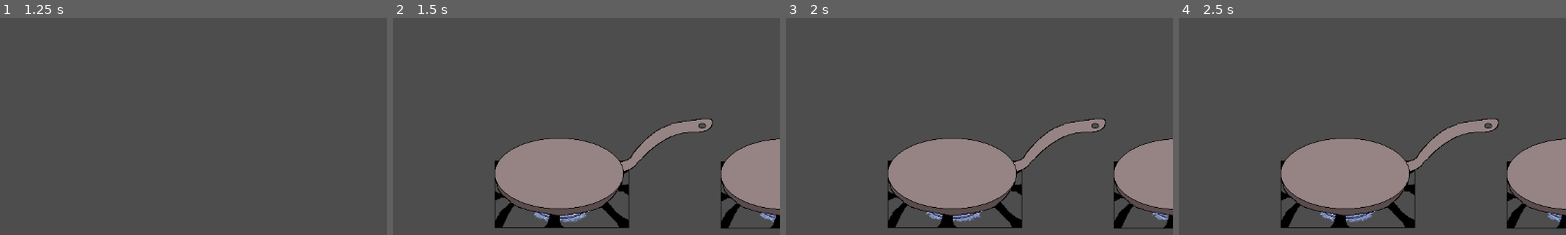
Above: before the commit, frames 1-4 (left to right).
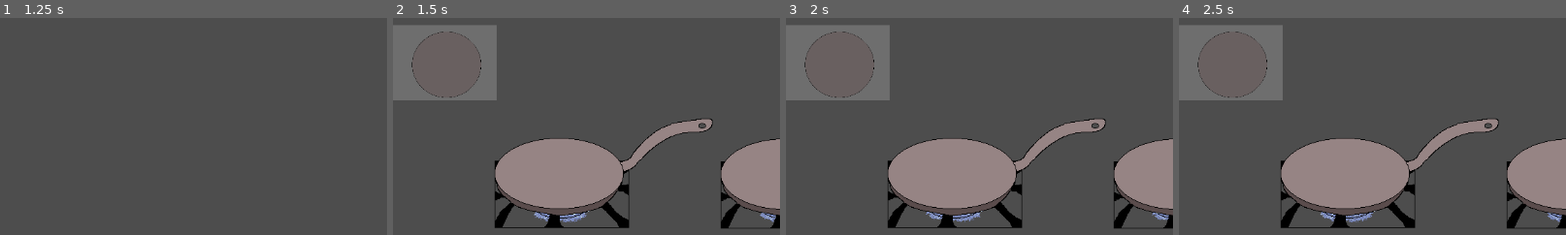
Above: after the commit, the same moments.

Repository: trishadar/PapasRotiria
Game: Godot game, scene res://main.tscn
Same seed, same stepped clock (60 frames per second), same inputs: the game is played once before the commit and once after it.
Inputs (mouse positions are % of the whole screen's width and height, from its top left):
- Up to frame 1 (1.25 s): click "START GAME" at 0.5 s
- Up to frame 2 (1.5 s): click (90, 7) at 1.25 s
- Up to frame 3 (2 s): no input
- Up to frame 4 (2.5 s): click (90, 7) at 2 s
The pictures show only the part of the screen within x 0-50%, y 42-92%; the shares and areas given below are measured in that part.

Frame 1 is identical in both runs. In frame 2, 9.0% of the frame differs, in the area x 0-27%, y 3-38%; in frame 3, 9.0%; in frame 4, 9.0%.

Commit message:
ROTI DRAG!

Diff:
--- a/project/cook.tscn
+++ b/project/cook.tscn
@@ -1,7 +1,10 @@
-[gd_scene load_steps=17 format=3 uid="uid://cus2uri4avjoi"]
+[gd_scene load_steps=22 format=3 uid="uid://cus2uri4avjoi"]
 
 [ext_resource type="Script" uid="uid://8s3t3it0dyfn" path="res://cook.gd" id="1_6u6uf"]
 [ext_resource type="Texture2D" uid="uid://btqyf76iwxf3" path="res://Assets/Frying Pan on Stove.png" id="2_ciqc8"]
+[ext_resource type="Texture2D" uid="uid://vm1pi531y2h8" path="res://Assets/Circle.png" id="3_lgwpa"]
+[ext_resource type="Script" uid="uid://bwcgvbhiu3ixp" path="res://put_roti_here.gd" id="3_t8dlq"]
+[ext_resource type="PackedScene" uid="uid://bef638wepm82s" path="res://roti.tscn" id="5_7l328"]
 
 [sub_resource type="CanvasTexture" id="CanvasTexture_pupwl"]
 
@@ -73,6 +76,11 @@
 size = Vector2(787.998, 10.0002)
 
 [sub_resource type="CanvasTexture" id="CanvasTexture_t8dlq"]
+
+[sub_resource type="CanvasTexture" id="CanvasTexture_lgwpa"]
+
+[sub_resource type="CircleShape2D" id="CircleShape2D_fifm2"]
+radius = 50.04
 
 [node name="cook" type="Node2D"]
 script = ExtResource("1_6u6uf")
@@ -204,6 +212,29 @@
 horizontal_alignment = 1
 vertical_alignment = 1
 
+[node name="RawRotiHolder" type="Sprite2D" parent="."]
+modulate = Color(0.43134, 0.43134, 0.43134, 1)
+position = Vector2(77, 338)
+scale = Vector2(153.75, 111.75)
+texture = SubResource("CanvasTexture_lgwpa")
+
+[node name="PutRotiHere" type="StaticBody2D" parent="." groups=["Droppable"]]
+position = Vector2(245, 499)
+script = ExtResource("3_t8dlq")
+
+[node name="CollisionShape2D" type="CollisionShape2D" parent="PutRotiHere"]
+position = Vector2(2, 2)
+shape = SubResource("CircleShape2D_fifm2")
+
+[node name="Circle" type="Sprite2D" parent="PutRotiHere"]
+modulate = Color(1, 1, 1, 0.32549)
+position = Vector2(8, -33)
+scale = Vector2(0.389392, 0.410782)
+texture = ExtResource("3_lgwpa")
+
+[node name="Roti" parent="." instance=ExtResource("5_7l328")]
+position = Vector2(80, 342)
+
 [connection signal="pressed" from="orderButton" to="." method="_on_order_button_pressed"]
 [connection signal="pressed" from="rollButton" to="." method="_on_roll_button_pressed"]
 [connection signal="pressed" from="cookButton" to="." method="_on_cook_button_pressed"]
--- /dev/null
+++ b/project/drag_object.gd
@@ -0,0 +1,45 @@
+extends Node2D
+
+var draggable = false
+var is_inside_dropable = false
+var body_ref
+var offset: Vector2
+var initialPos : Vector2
+
+func _process(delta):
+	if draggable:
+		if Input.is_action_just_pressed("click"):
+			print_debug("You just clicked")
+			initialPos = global_position
+			offset = get_global_mouse_position() - global_position
+			globalData.is_dragging = true
+		if Input.is_action_pressed("click"):
+			global_position = get_global_mouse_position()
+		elif Input.is_action_just_released("click"):
+			globalData.is_dragging = false
+			var tween = get_tree().create_tween()
+			if is_inside_dropable:
+				tween.tween_property(self, "position", body_ref.position, 0.2).set_ease(Tween.EASE_OUT)
+			else:
+				tween.tween_property(self, "global_position", initialPos, 0.2).set_ease(Tween.EASE_OUT)
+
+func _on_area_2d_mouse_entered():
+	if not globalData.is_dragging:
+		draggable = true
+		scale = Vector2(1.05, 1.05)
+
+func _on_area_2d_mouse_exited():
+	if not globalData.is_dragging:
+		draggable = false
+		scale = Vector2(1, 1)
+
+func _on_area_2d_body_entered(body:StaticBody2D):
+	if body.is_in_group('Droppable'):
+		is_inside_dropable = true
+		body.modulate = Color(Color.REBECCA_PURPLE, 1)
+		body_ref = body
+
+func _on_area_2d_body_exited(body):
+	if body.is_in_group('Droppable'):
+		is_inside_dropable = false
+		body.modulate = Color(Color.MEDIUM_PURPLE, 0.7)
--- a/project/globalData.gd
+++ b/project/globalData.gd
@@ -6,3 +6,5 @@
 var curries = ["Paneer", "Gobi", "Butter Chicken"]
 var times = ["20 Seconds", "40 Seconds", "60 Seconds"]
 var helpText = "..."
+
+var is_dragging = false
--- a/project/project.godot
+++ b/project/project.godot
@@ -17,3 +17,15 @@
 [autoload]
 
 globalData="*res://globalData.gd"
+
+[global_group]
+
+Droppable=""
+
+[input]
+
+click={
+"deadzone": 0.2,
+"events": [Object(InputEventMouseButton,"resource_local_to_scene":false,"resource_name":"","device":-1,"window_id":0,"alt_pressed":false,"shift_pressed":false,"ctrl_pressed":false,"meta_pressed":false,"button_mask":0,"position":Vector2(0, 0),"global_position":Vector2(0, 0),"factor":1.0,"button_index":1,"canceled":false,"pressed":false,"double_click":false,"script":null)
+]
+}
--- /dev/null
+++ b/project/put_roti_here.gd
@@ -0,0 +1,10 @@
+extends StaticBody2D
+
+func _ready():
+	modulate = Color(Color.MEDIUM_PURPLE, 0.7)
+
+func _process(delta):
+	if globalData.is_dragging:
+		visible = true
+	else:
+		visible = false
--- a/project/roti.gd
+++ /dev/null
@@ -1,5 +0,0 @@
-extends Node2D
-
-
-func _on_ready() -> void:
-	visible = false
--- a/project/roti.tscn
+++ b/project/roti.tscn
@@ -1,15 +1,25 @@
-[gd_scene load_steps=3 format=3 uid="uid://bjxq4gbsr4ou6"]
+[gd_scene load_steps=4 format=3 uid="uid://bef638wepm82s"]
 
-[ext_resource type="Script" uid="uid://ch02t2l8o3sa5" path="res://roti.gd" id="1_80i1t"]
+[ext_resource type="Script" uid="uid://hu67st48h87l" path="res://drag_object.gd" id="1_boac2"]
+[ext_resource type="Texture2D" uid="uid://vm1pi531y2h8" path="res://Assets/Circle.png" id="2_6olxt"]
 
-[sub_resource type="CanvasTexture" id="CanvasTexture_c576d"]
+[sub_resource type="CircleShape2D" id="CircleShape2D_00dve"]
+radius = 50.01
 
 [node name="Roti" type="Node2D"]
-script = ExtResource("1_80i1t")
+script = ExtResource("1_boac2")
 
 [node name="Sprite2D" type="Sprite2D" parent="."]
-position = Vector2(143.5, 90.25)
-scale = Vector2(-286, 181.5)
-texture = SubResource("CanvasTexture_c576d")
+position = Vector2(6, -35)
+scale = Vector2(0.40625, 0.401369)
+texture = ExtResource("2_6olxt")
 
-[connection signal="ready" from="." to="." method="_on_ready"]
+[node name="Area2D" type="Area2D" parent="."]
+
+[node name="CollisionShape2D" type="CollisionShape2D" parent="Area2D"]
+shape = SubResource("CircleShape2D_00dve")
+
+[connection signal="body_entered" from="Area2D" to="." method="_on_area_2d_body_entered"]
+[connection signal="body_exited" from="Area2D" to="." method="_on_area_2d_body_exited"]
+[connection signal="mouse_entered" from="Area2D" to="." method="_on_area_2d_mouse_entered"]
+[connection signal="mouse_exited" from="Area2D" to="." method="_on_area_2d_mouse_exited"]
Binary file added: project/Assets/Circle.png
Not shown, added: project/Assets/Circle.png.import
Not shown, added: project/drag_object.gd.uid
Not shown, added: project/put_roti_here.gd.uid
Not shown: 1 places in project/roll.tscn that only renumber resources
Not shown, removed: project/roti.gd.uid
Not shown, added: project/Assets/Circle.piskel
